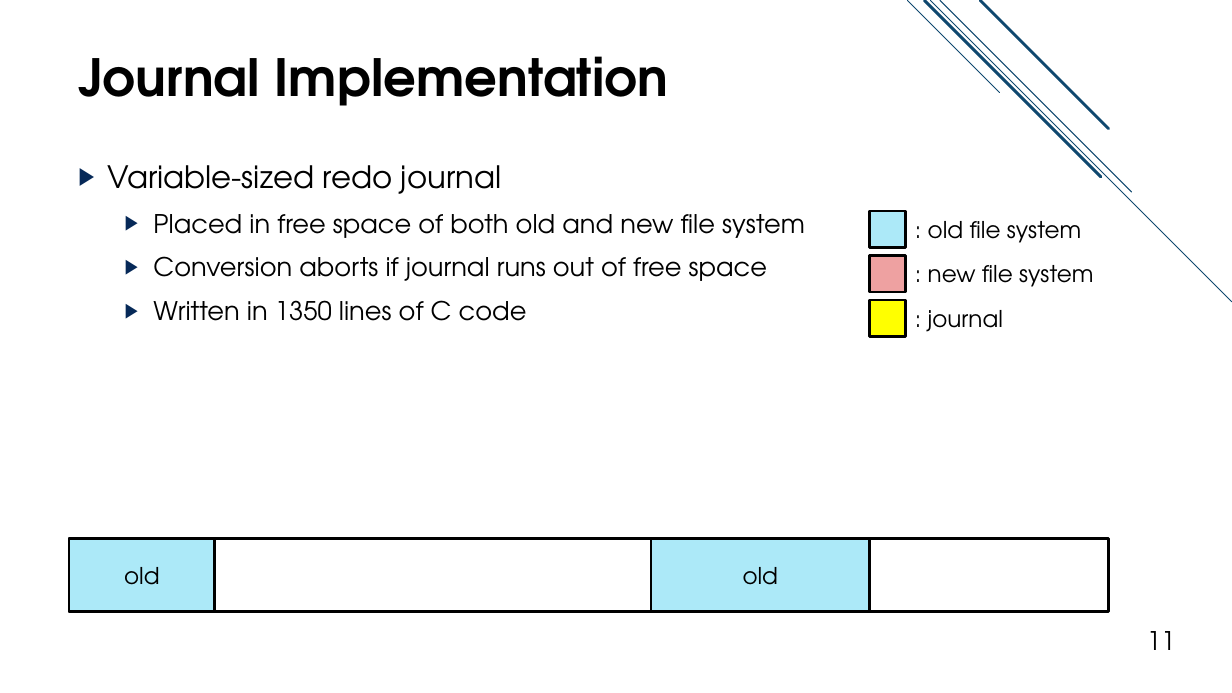
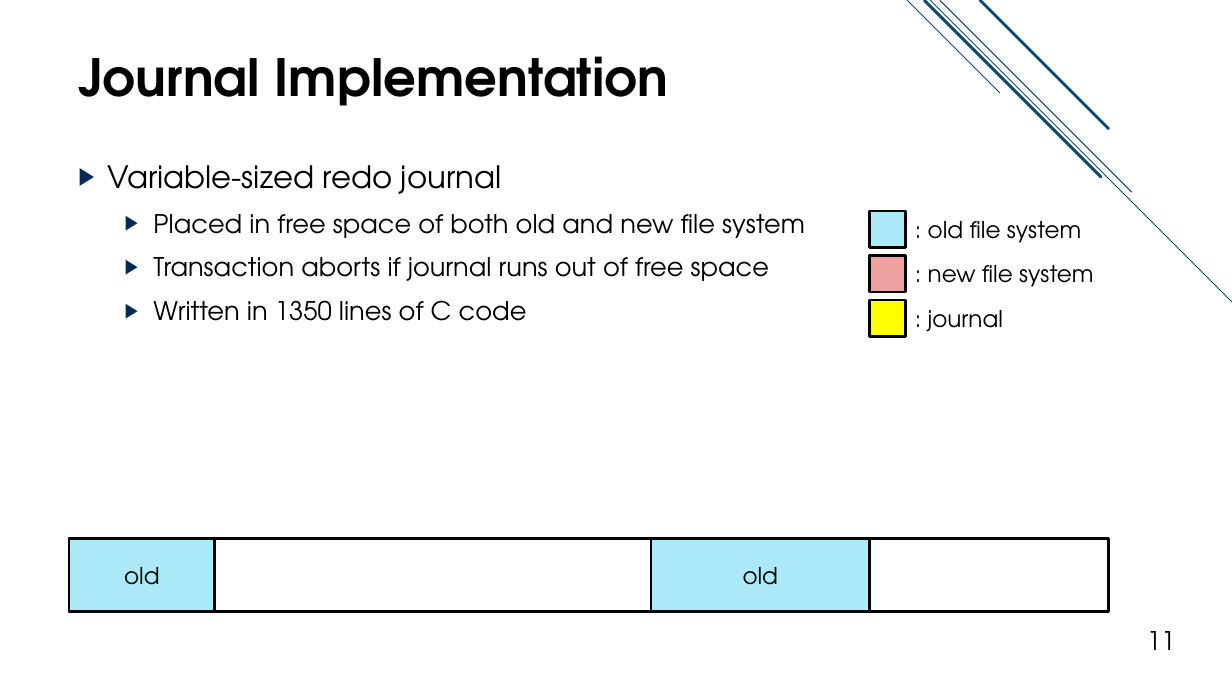
Before and after one commit to jacksun007/evfs-paper, a slide deck: slide 11 of slide/evfs_talk.pptx. Drawn at 1232x693 pixels with LibreOffice and Linux fonts; fonts in the diff are those of the drawing. Boxes give left, top, right and bottom in pixels: in the first picture for what was removed or moved away, otherwise in the second. Text is boxed around its words. In the diff, an @@ line names an element or a change of style, - is before the commit and + after.

```diff
--- a/slide/evfs_talk.pptx
+++ b/slide/evfs_talk.pptx
@@ text at box(153, 257, 769, 281): text changed @@
-  ▶ Conversion aborts if journal runs out of free space
+  ▶ Transaction aborts if journal runs out of free space
```
Also in this commit, not shown: 1 other slide changed, 4 slides removed.
